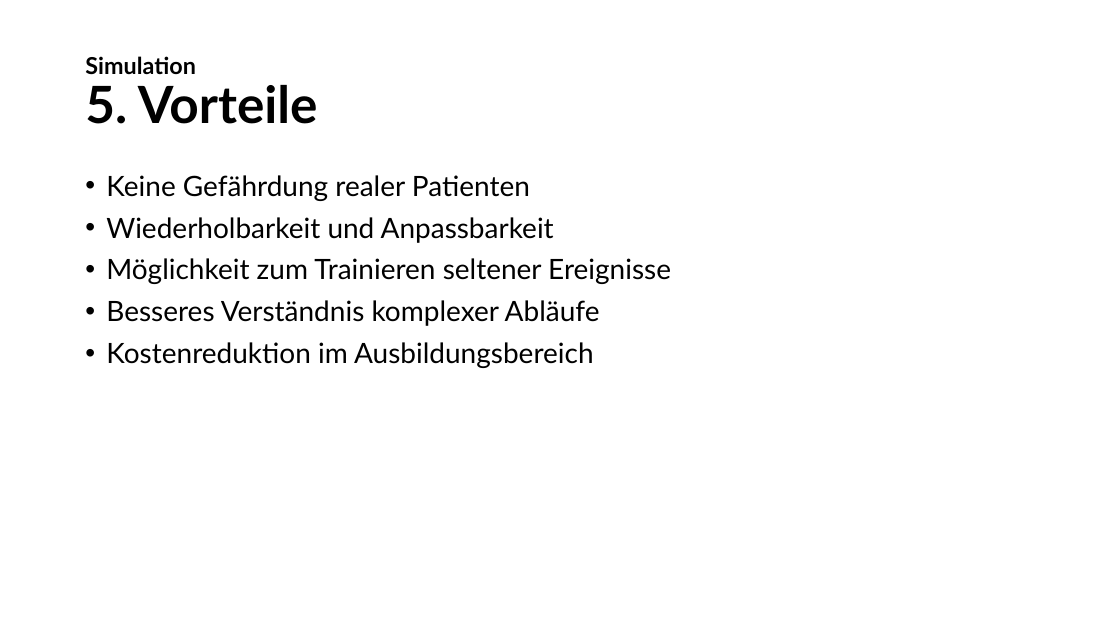
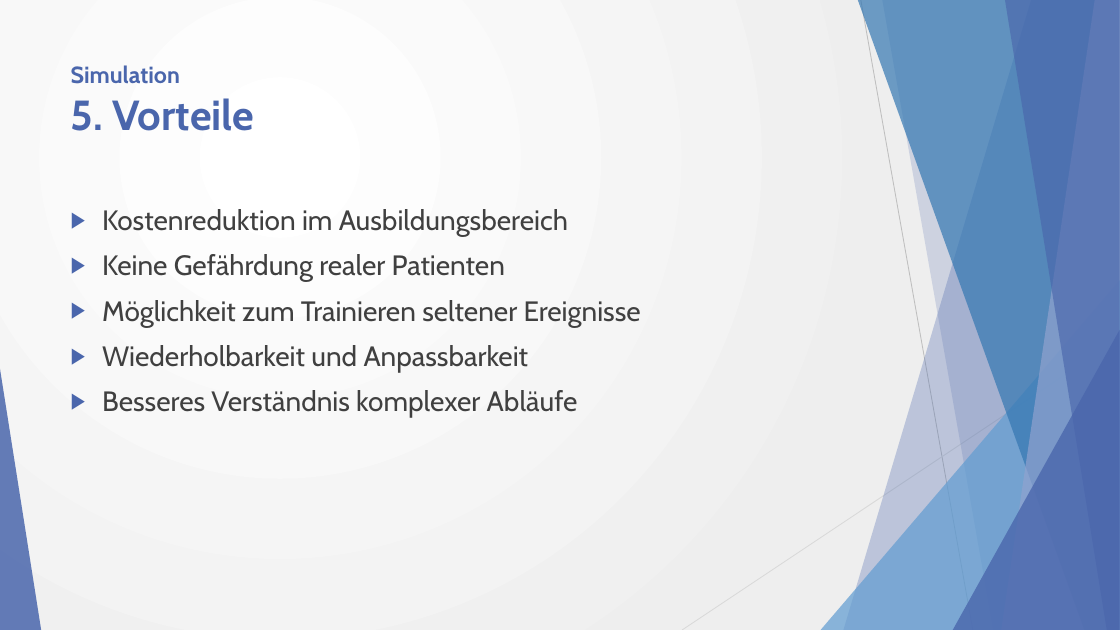
Before and after one commit to w0fl/w0fl, a slide deck: slide 16 of Simulation und Modellierung in der Medizininformatik.pptx. Drawn at 1120x630 pixels with LibreOffice and Linux fonts; fonts in the diff are those of the drawing. Boxes give left, top, right and bottom in pixels: in the first picture for what was removed or moved away, otherwise in the second. Text is boxed around its words. In the diff, an @@ line names an element or a change of style, - is before the commit and + after.

```diff
--- a/Simulation und Modellierung in der Medizininformatik.pptx
+++ b/Simulation und Modellierung in der Medizininformatik.pptx
@@ background #FFFFFF to gradient #FFFFFF to #EEEEEE @@
@@ title "Simulation 5. Vorteile": place and size @@
-title "Simulation 5. Vorteile" at (85,56,318,124)
+title "Simulation 5. Vorteile" at (71,65,254,131)
@@ title "Simulation 5. Vorteile" at (71,65,254,131): size 44 to 36 pt in "5. Vorteile"; font Lato to Cabin, text colour #000000 to #4A66AC; line spacing 0.9 to 1; vertical alignment middle to top @@
@@ text "Kostenreduktion im Ausbildungsbereich": place and size @@
-text "Kostenreduktion im Ausbildungsbereich" at (106,175,671,368)
+text "Kostenreduktion im Ausbildungsbereich" at (102,209,641,418)
@@ text at (102,209,568,237): paragraph added @@
+▶ Kostenreduktion im Ausbildungsbereich
@@ text at (102,254,578,418): font Lato to Cabin, text colour #000000 to #404040 in "Keine Gefährdung realer Patienten", "Wiederholbarkeit und Anpassbarkeit", "Besseres Verständnis komplexer Abläufe"; bullet • to ▶; line spacing 0.9 to 1 @@
@@ text at (106,258,671,284): paragraph removed @@
-• Möglichkeit zum Trainieren seltener Ereignisse
@@ text at (102,300,641,327): paragraph added @@
+▶ Möglichkeit zum Trainieren seltener Ereignisse
@@ text at (106,342,594,368): paragraph removed @@
-• Kostenreduktion im Ausbildungsbereich
@@ group added at (0,0,1120,630): 5 freeform shapes, 3 triangles, 2 lines @@
```
Also in this commit, not shown: 18 other slides changed.
